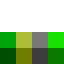
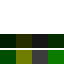
Two versions of the same layered image (64x64). Layer-by-layer changes:
removed layer "Layer 5" over 0, 32, 64, 50
added layer "Layer 9" (64%) above "Layer 8" over 0, 34, 64, 48
added layer "Layer 8" over 0, 34, 64, 50
